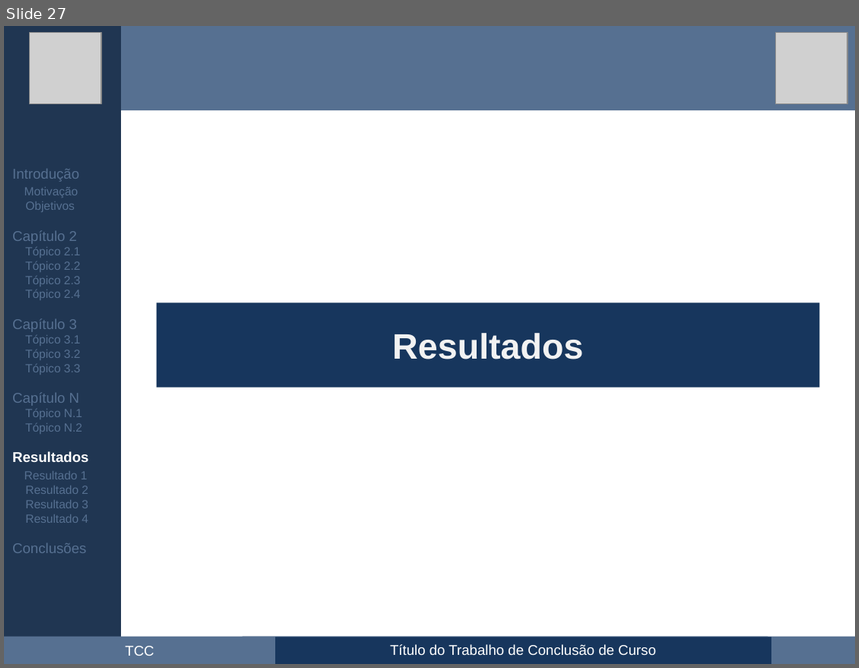
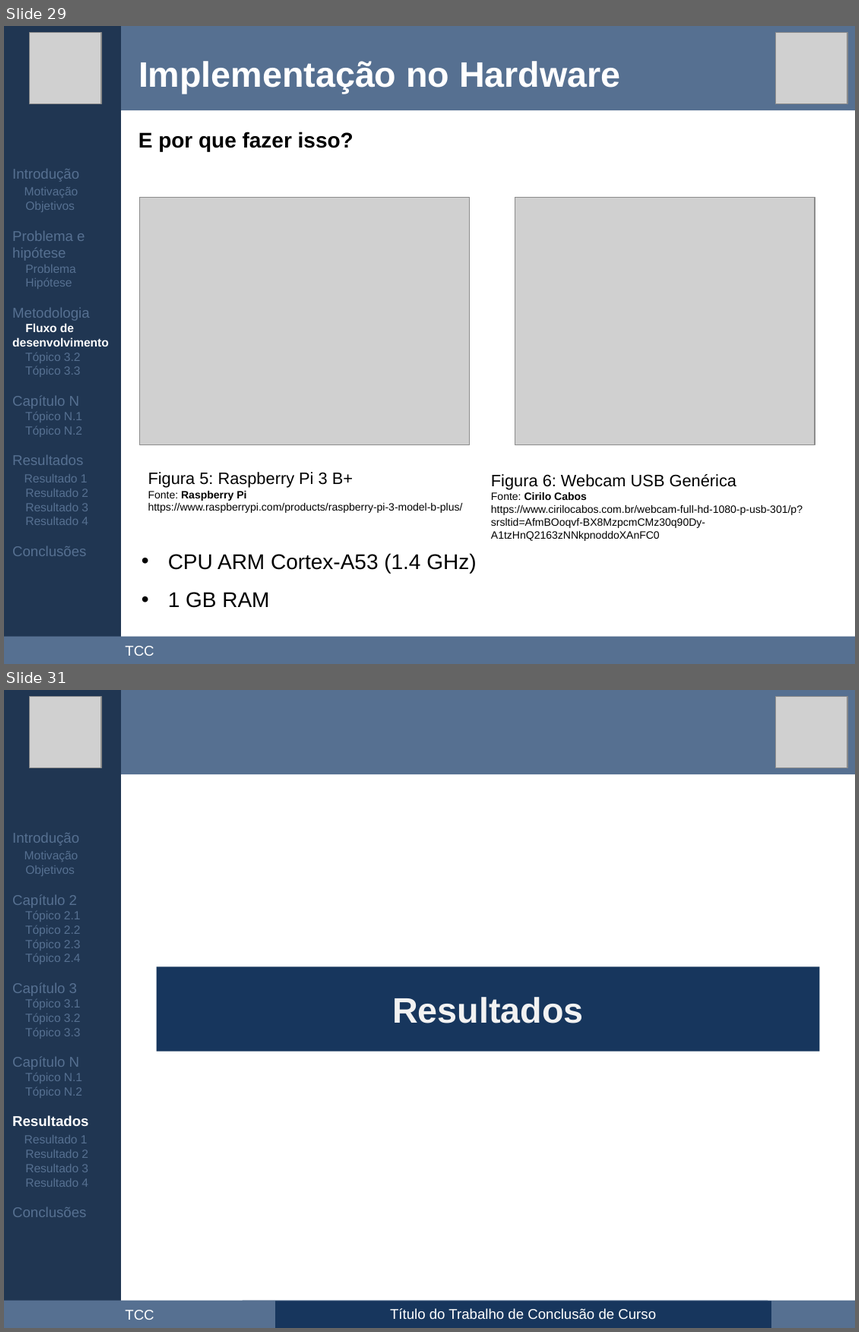
Before and after one commit to maxwellrs-dev/ai4rpi, a slide deck: apresentacao/apresentacao.pptx. Shown one above the other, each under a label of ours: slide 27 before the commit, slides 29 and 31 after it; the slides between them are not shown. The pictures are 859x668 and 859x1332 pixels, drawn with LibreOffice and Linux fonts; fonts in the diff are those of the drawing; grey boxes stand for pictures. Boxes give left, top, right and bottom in pixels: in the first picture for what was removed or moved away, otherwise in the second. Text is boxed around its words. In the diff, an @@ line names an element or a change of style, - is before the commit and + after.

```diff
--- a/apresentacao/apresentacao.pptx
+++ b/apresentacao/apresentacao.pptx
@@ slide 29 added at [4, 26, 855, 664], background #FFFFFF @@
@@ rectangle added at [4, 26, 122, 664], fill #203652 @@
@@ picture added at [30, 32, 101, 104] @@
@@ rectangle added at [122, 26, 855, 110], fill #567091 @@
@@ picture added at [776, 32, 848, 104] @@
@@ text added at [139, 61, 620, 94], 30 pt, text #FFFFFF, bold @@
+Implementação no Hardware
@@ text added at [139, 132, 354, 151], 18 pt, text #000000, bold @@
+E por que fazer isso?
@@ text added at [12, 169, 109, 556], 10 pt, text #567091 @@
+Introdução
+Motivação
+Objetivos
+Problema e hipótese
+Problema
+Hipótese
+Metodologia
+Fluxo de desenvolvimento
+Tópico 3.2
+Tópico 3.3
+Capítulo N
+Tópico N.1
+Tópico N.2
+Resultados
+Resultado 1
+Resultado 2
+Resultado 3
+Resultado 4
+Conclusões
@@ picture added at [139, 197, 469, 445] @@
@@ picture added at [515, 197, 815, 445] @@
@@ text added at [148, 472, 463, 513], 9 pt, text #000000 @@
+Figura 5: Raspberry Pi 3 B+
+Fonte: Raspberry Pi
+https://www.raspberrypi.com/products/raspberry-pi-3-model-b-plus/
@@ text added at [491, 474, 803, 541], 9 pt, text #000000 @@
+Figura 6: Webcam USB Genérica
+Fonte: Cirilo Cabos
+https://www.cirilocabos.com.br/webcam-full-hd-1080-p-usb-301/p?srsltid=AfmBOoqvf-BX8MzpcmCMz30q90Dy-A1tzHnQ2163zNNkpnoddoXAnFC0
@@ text added at [168, 553, 476, 608], 18 pt, text #000000 @@
+• CPU ARM Cortex-A53 (1.4 GHz)
+• 1 GB RAM
@@ rectangle added at [4, 637, 855, 664], fill #567091 @@
@@ text added at [125, 646, 154, 656], 12 pt, text #FFFFFF @@
+TCC
@@ what was slide 27 is now slide 31 @@
```
Also in this commit, not shown: 8 slides changed, 17 other slides added, 1 slide removed.
